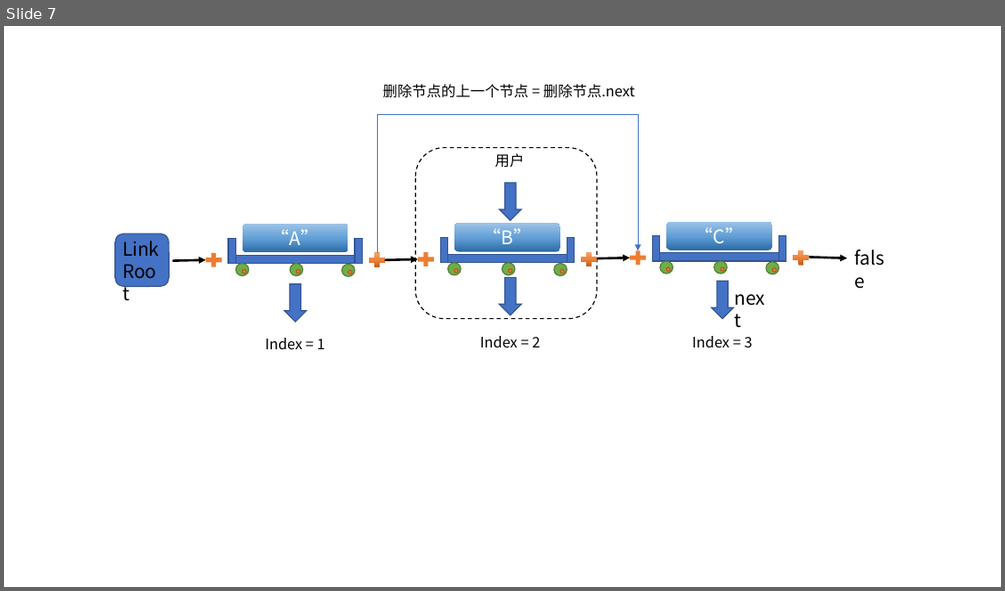
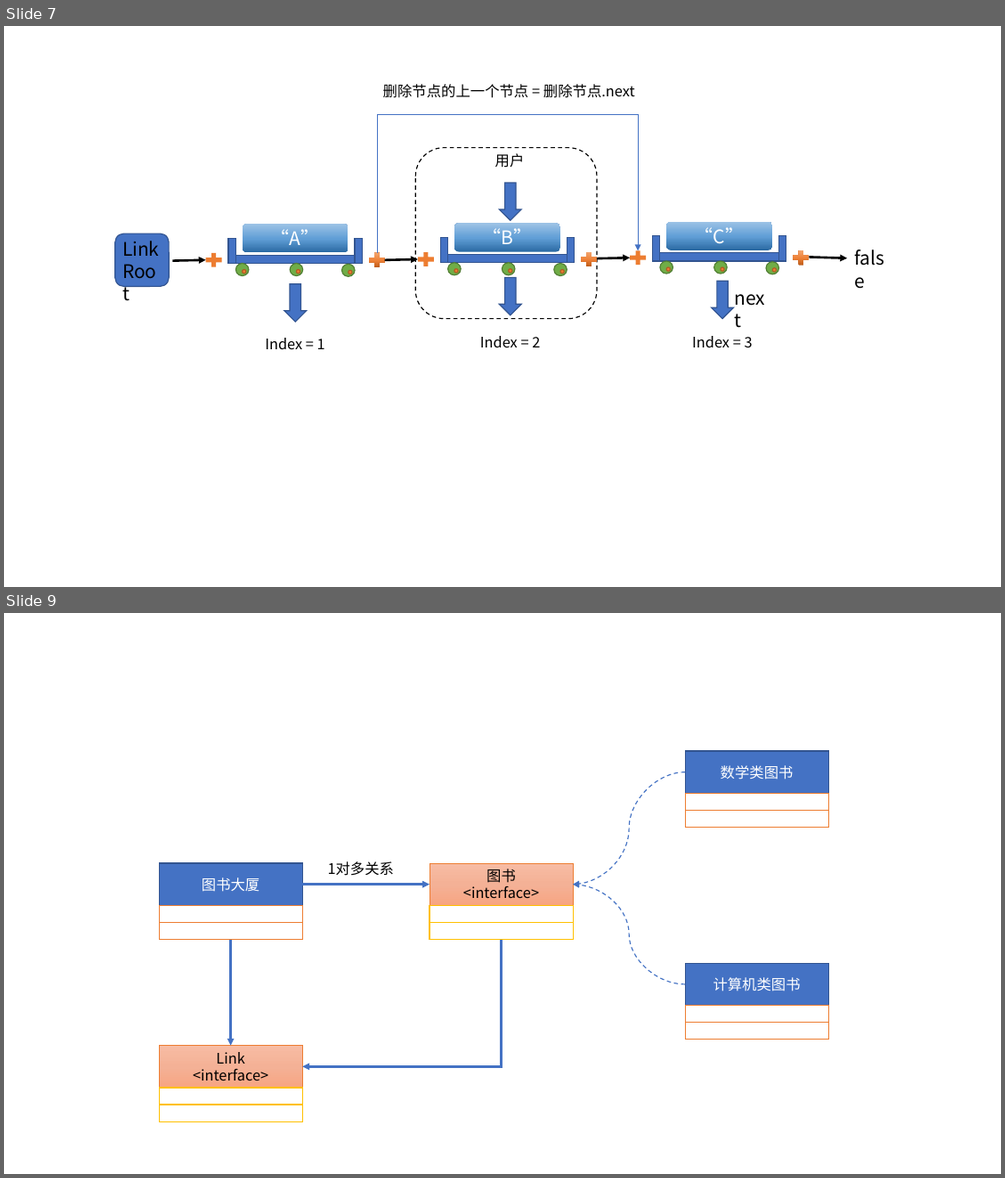
Before and after one commit to sparkaochong/java-basic, a slide deck: src/main/java/com/ac/day20190215/链表的定义与使用分析.pptx. Shown one above the other, each under a label of ours: slide 7 before the commit, slides 7 and 9 after it; the slides between them are not shown. The pictures are 1005x591 and 1005x1178 pixels, drawn with LibreOffice and Linux fonts; fonts in the diff are those of the drawing. Boxes give left, top, right and bottom in pixels: in the first picture for what was removed or moved away, otherwise in the second. Text is boxed around its words. In the diff, an @@ line names an element or a change of style, - is before the commit and + after.

```diff
--- a/src/main/java/com/ac/day20190215/链表的定义与使用分析.pptx
+++ b/src/main/java/com/ac/day20190215/链表的定义与使用分析.pptx
@@ slide 9 added at bbox=[4, 613, 1001, 1174], background #FFFFFF @@
@@ curved arrow added from (685, 772) to (573, 884), #4472C4 1 pt dashed @@
@@ rectangle added at bbox=[685, 751, 829, 793], fill #4472C4, outline #325491 1 pt, 14 pt, text #FFFFFF @@
+数学类图书
@@ rectangle added at bbox=[685, 793, 829, 811], fill #FFFFFF, outline #ED7D31 1 pt @@
@@ rectangle added at bbox=[685, 811, 829, 827], fill #FFFFFF, outline #ED7D31 1 pt @@
@@ rectangle added at bbox=[159, 863, 302, 906], fill #4472C4, outline #325491 1 pt, 14 pt, text #FFFFFF @@
+图书大厦
@@ text added at bbox=[328, 861, 394, 876], 14 pt, text #000000 @@
+1对多关系
@@ rectangle added at bbox=[429, 863, 573, 906], fill gradient #F7BDA5 to #F5B196 to #F8A582, outline #ED7D31 0.5 pt, 14 pt, text #000000 @@
+图书
+<interface>
@@ rectangle added at bbox=[159, 906, 302, 923], fill #FFFFFF, outline #ED7D31 1 pt @@
@@ arrow added from (302, 884) to (429, 884), #4472C4 2.25 pt @@
@@ rectangle added at bbox=[429, 906, 573, 923], fill #FFFFFF, outline #FFC000 1 pt @@
@@ curved arrow added from (685, 984) to (573, 884), #4472C4 1 pt dashed @@
@@ rectangle added at bbox=[159, 923, 302, 940], fill #FFFFFF, outline #ED7D31 1 pt @@
@@ rectangle added at bbox=[429, 923, 573, 940], fill #FFFFFF, outline #FFC000 1 pt @@
@@ arrow added from (231, 939) to (231, 1046), #4472C4 2.25 pt @@
@@ elbow arrow added from (502, 939) to (302, 1066), #4472C4 2.25 pt @@
@@ rectangle added at bbox=[685, 963, 829, 1005], fill #4472C4, outline #325491 1 pt, 14 pt, text #FFFFFF @@
+计算机类图书
@@ rectangle added at bbox=[685, 1005, 829, 1022], fill #FFFFFF, outline #ED7D31 1 pt @@
@@ rectangle added at bbox=[685, 1022, 829, 1039], fill #FFFFFF, outline #ED7D31 1 pt @@
@@ rectangle added at bbox=[159, 1046, 302, 1087], fill gradient #F7BDA5 to #F5B196 to #F8A582, outline #ED7D31 0.5 pt, 14 pt, text #000000 @@
+Link
+<interface>
@@ rectangle added at bbox=[159, 1088, 302, 1105], fill #FFFFFF, outline #FFC000 1 pt @@
@@ rectangle added at bbox=[159, 1104, 302, 1121], fill #FFFFFF, outline #FFC000 1 pt @@
```
Also in this commit, not shown: 1 other slide added, 10 other files.
